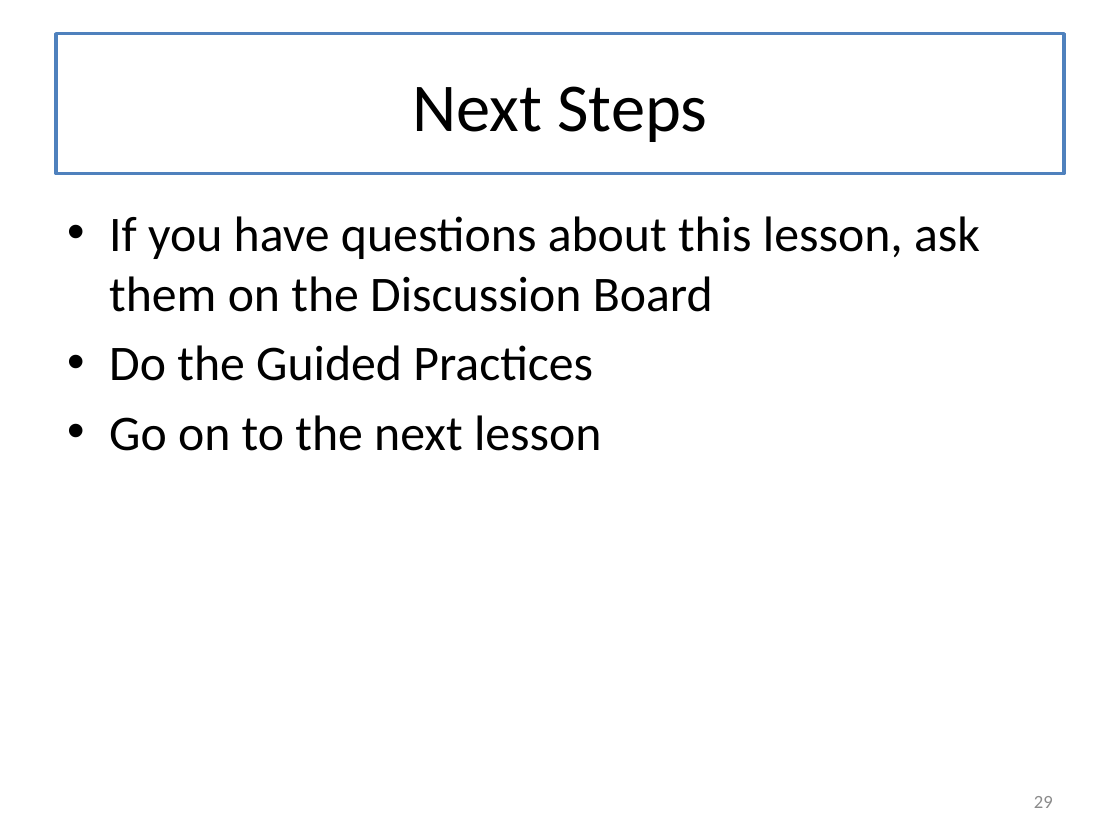
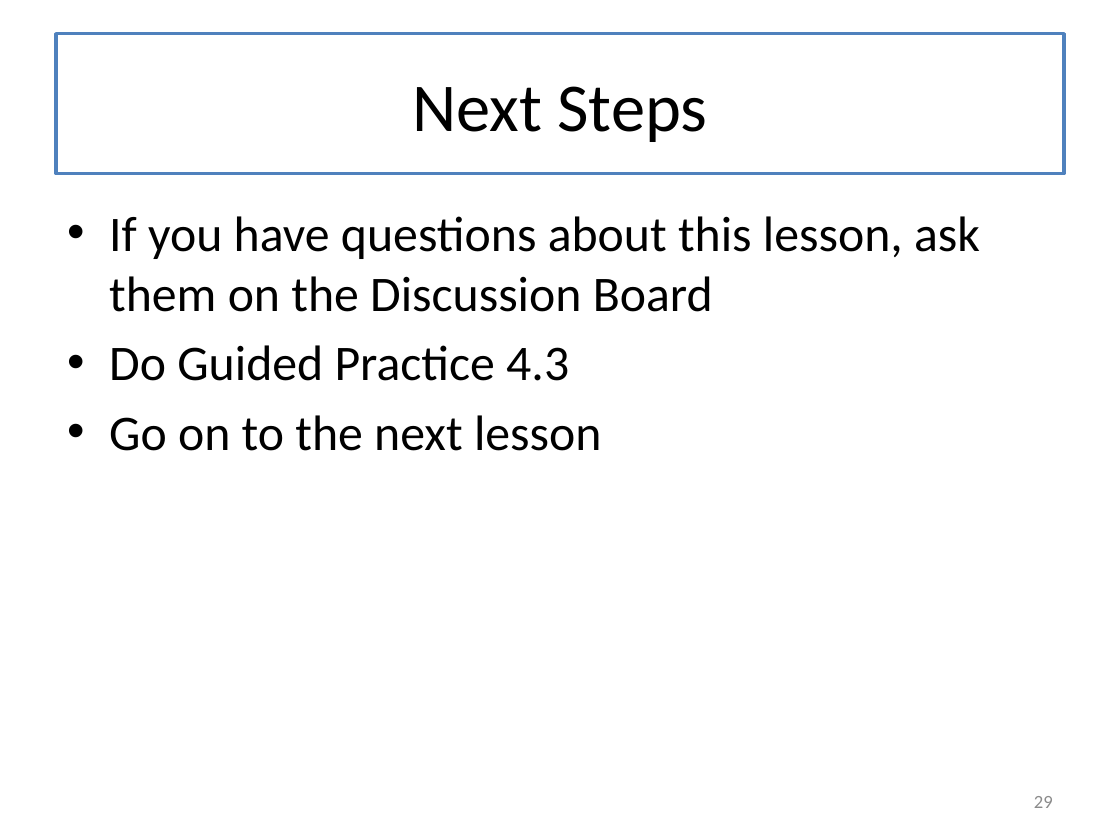
Before and after one commit to mwand/cs5010f16, a slide deck: slide 29 of Slides/Lesson 4.2 Using the List Template.pptx. Drawn at 1120x840 pixels with LibreOffice and Linux fonts; fonts in the diff are those of the drawing. Boxes give left, top, right and bottom in pixels: in the first picture for what was removed or moved away, otherwise in the second. Text is boxed around its words. In the diff, an @@ line names an element or a change of style, - is before the commit and + after.

```diff
--- a/Slides/Lesson 4.2 Using the List Template.pptx
+++ b/Slides/Lesson 4.2 Using the List Template.pptx
@@ text at (x1=109, y1=345, x2=569, y2=381): text changed @@
-• Do the Guided Practices
+• Do Guided Practice 4.3
```
Also in this commit, not shown: 14 other files.
